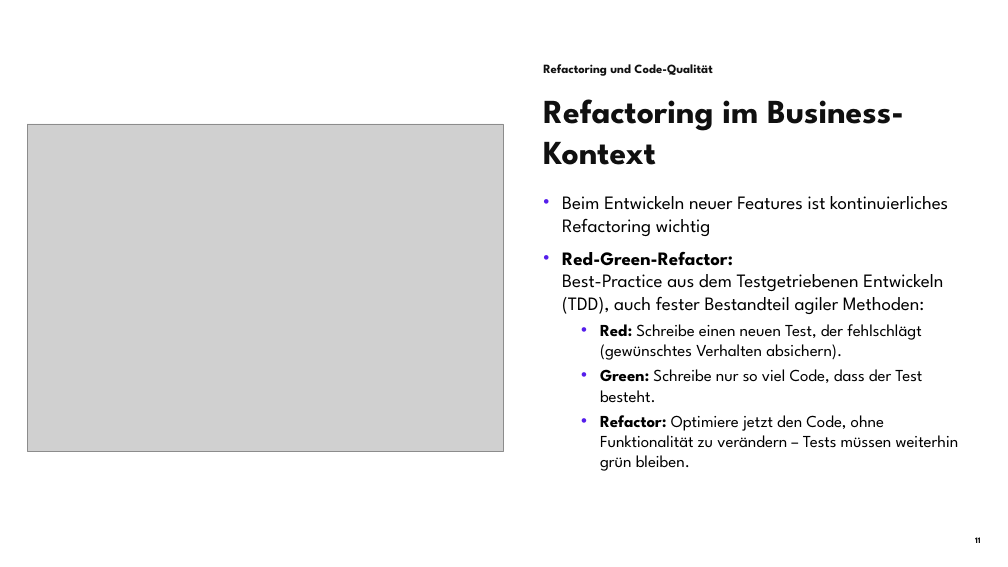
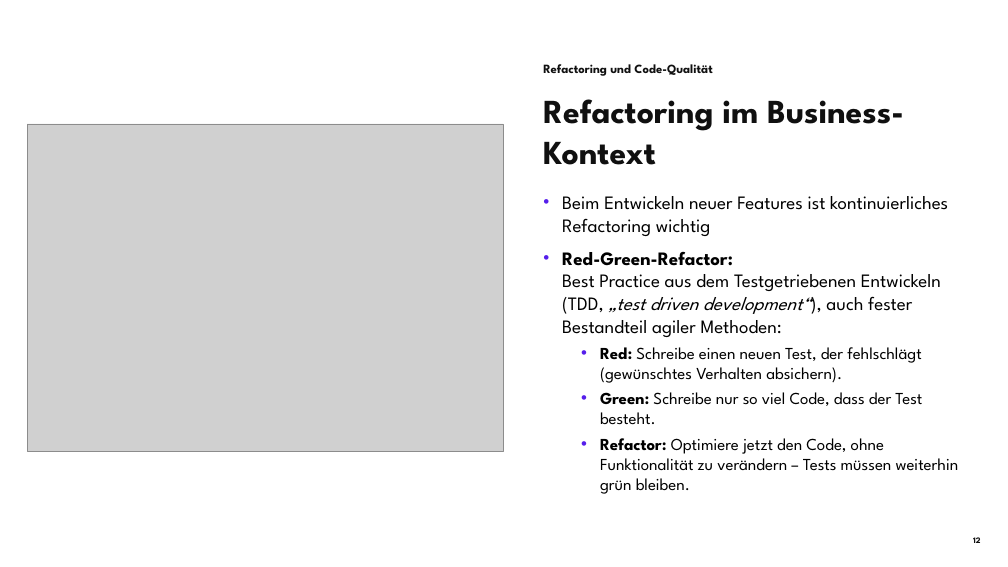
Before and after one commit to stackfuel/Python_Live_Sessions, a slide deck: slide 12 of basics/7_refactoring/Refactoring_Code_Qualität_LS7_PYB.pptx (slide 11 before the commit). Drawn at 1008x567 pixels with LibreOffice and Linux fonts; fonts in the diff are those of the drawing; grey boxes stand for pictures; background and template pictures are left out. Boxes give left, top, right and bottom in pixels: in the first picture for what was removed or moved away, otherwise in the second. Text is boxed around its words. In the diff, an @@ line names an element or a change of style, - is before the commit and + after.

Commit message:
refactoring powerpoint: minor edits

```diff
--- a/basics/7_refactoring/Refactoring_Code_Qualität_LS7_PYB.pptx
+++ b/basics/7_refactoring/Refactoring_Code_Qualität_LS7_PYB.pptx
@@ text at bbox=[562, 252, 941, 337]: text changed @@
-• Red-Green-Refactor:
-  Best-Practice aus dem Testgetriebenen Entwickeln (TDD), auch fester Bestandteil agiler Methoden:
+• Red-Green-Refactor:
+  Best Practice aus dem Testgetriebenen Entwickeln (TDD, „test driven development“), auch fester Bestandteil agiler Methoden:
@@ page number at bbox=[973, 537, 981, 543]: text changed @@
-11
+12
```
Also in this commit, not shown: 4 other slides changed, 1 slide added, 1 other file.
